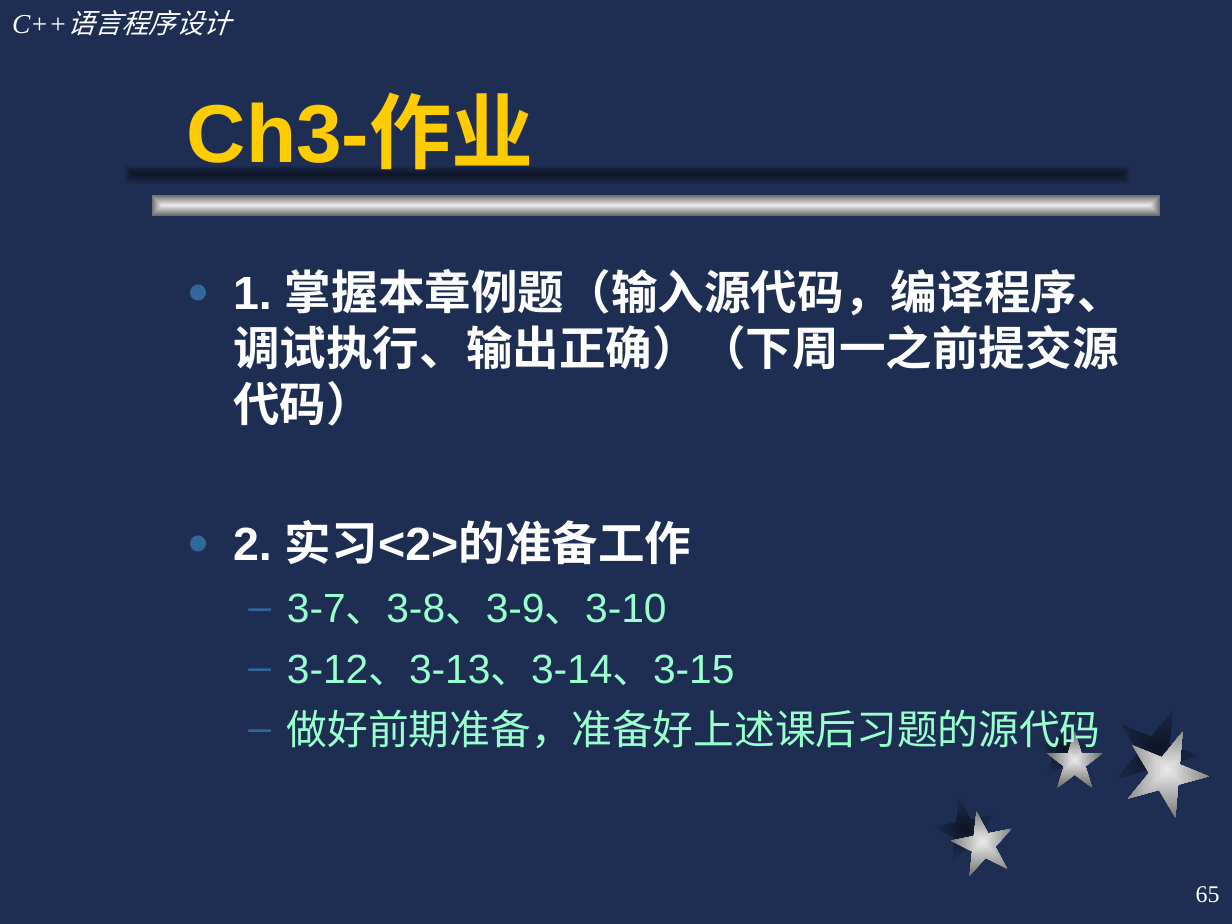
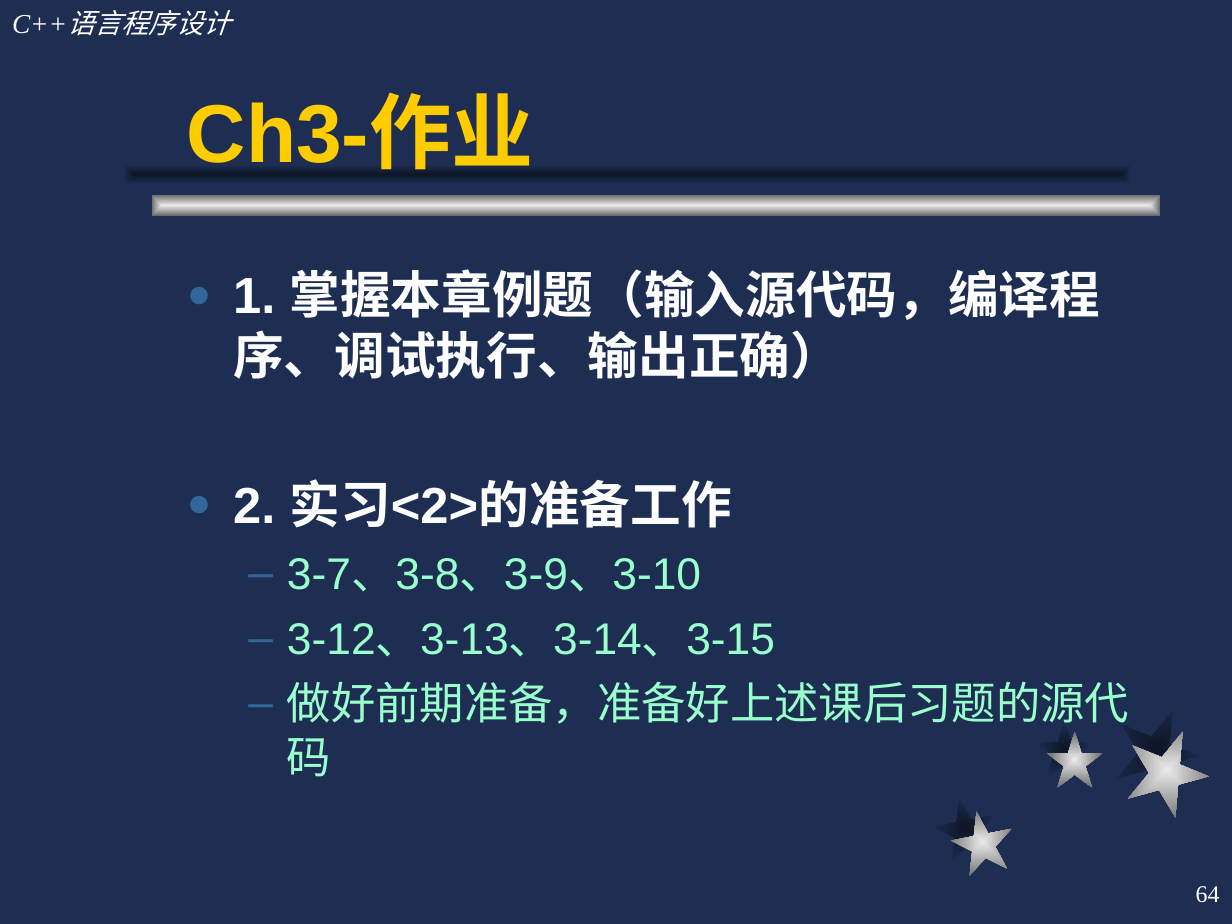
Before and after one commit to cugwhp/OOPCPP, a slide deck: slide 64 of 02.PPT/第3章 函数/c++3.ppt (slide 65 before the commit). Drawn at 1232x924 pixels with LibreOffice and Linux fonts; fonts in the diff are those of the drawing. Boxes give left, top, right and bottom in pixels: in the first picture for what was removed or moved away, otherwise in the second. Text is boxed around its words. In the diff, an @@ line names an element or a change of style, - is before the commit and + after.

```diff
--- a/02.PPT/第3章 函数/c++3.ppt
+++ b/02.PPT/第3章 函数/c++3.ppt
@@ text at bbox=[233, 269, 1101, 379]: text changed; size 27.2 to 29.6 pt @@
-● 1. 掌握本章例题（输入源代码，编译程序、调试执行、输出正确）（下周一之前提交源代码）
+● 1. 掌握本章例题（输入源代码，编译程序、调试执行、输出正确）
@@ text at bbox=[233, 479, 1129, 777]: size 27.2 to 29.6 pt in "2. 实习<2>的准备工作"; size 23.8 to 25.9 pt in "3-7、3-8、3-9、3-10", "3-12、3-13、3-14、3-15", "做好前期准备，准备好上述课后习题的源代码" @@
@@ page number at bbox=[1196, 886, 1220, 903]: text changed @@
-65
+64
```
Also in this commit, not shown: 2 other slides changed, 1 slide removed, 3 other files.
